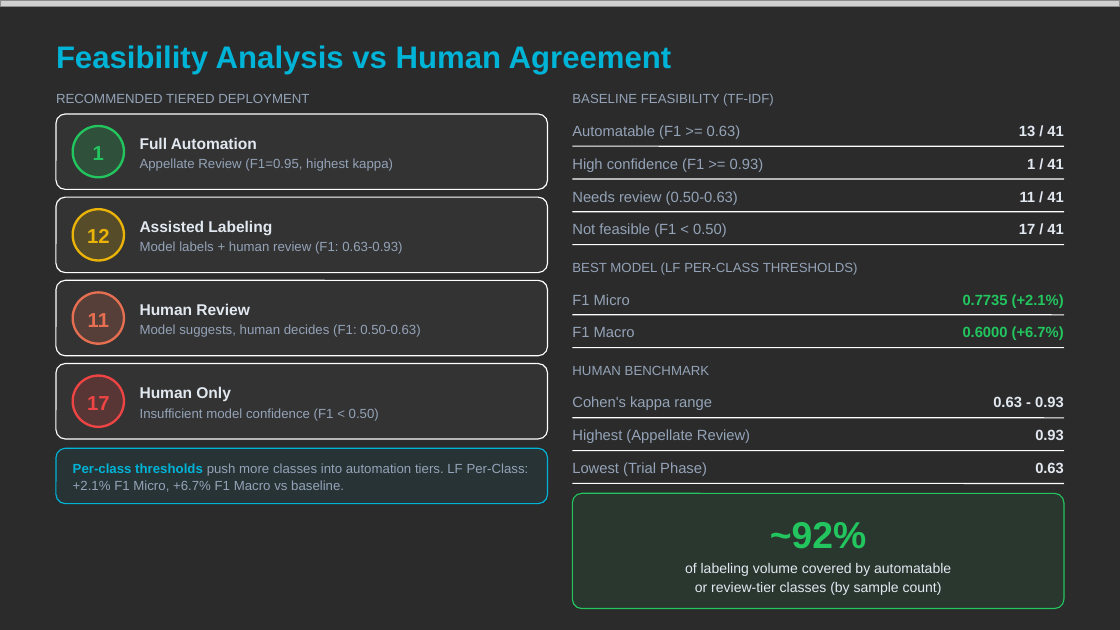
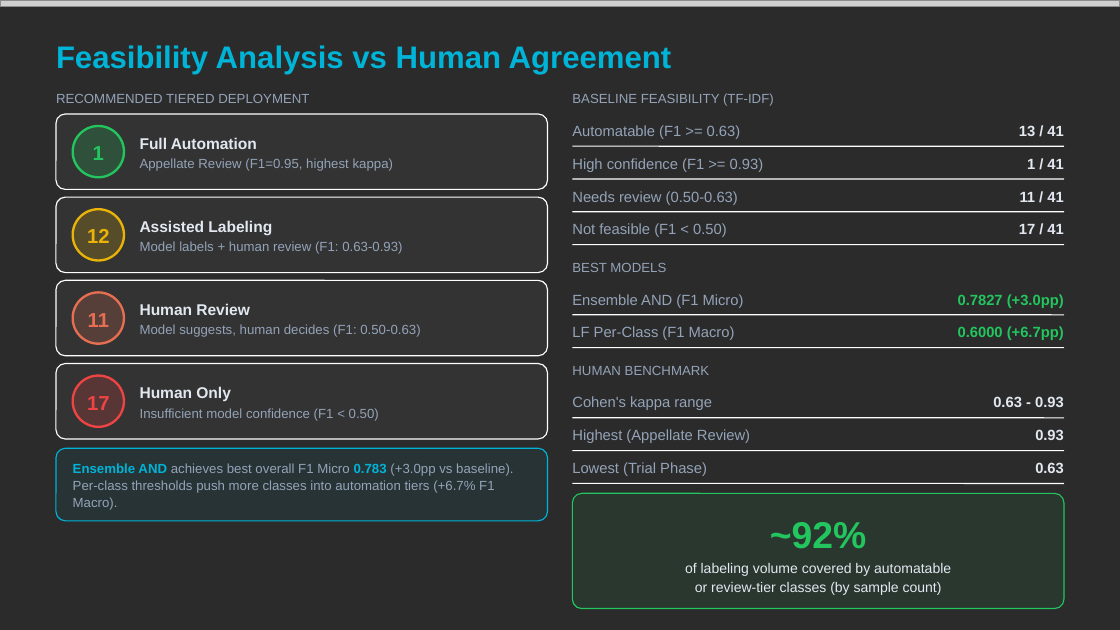
Before and after one commit to aledba/tr_challenge, a slide deck: slide 22 of outputs/TR_Interview_Presentation.pptx (slide 17 before the commit). Drawn at 1120x630 pixels with LibreOffice and Linux fonts; fonts in the diff are those of the drawing; grey boxes stand for pictures; background and template pictures are left out; a plain dark background stands for a picture behind light text. Boxes give left, top, right and bottom in pixels: in the first picture for what was removed or moved away, otherwise in the second. Text is boxed around its words. In the diff, an @@ line names an element or a change of style, - is before the commit and + after.

Commit message:
ppt deck

```diff
--- a/outputs/TR_Interview_Presentation.pptx
+++ b/outputs/TR_Interview_Presentation.pptx
@@ text at (572, 263, 666, 272): text changed @@
-BEST MODEL (LF PER-CLASS THRESHOLDS)
+BEST MODELS
@@ text at (572, 294, 744, 308): text changed @@
-F1 Micro
+Ensemble AND (F1 Micro)
@@ text at (958, 294, 1064, 308): text changed @@
-0.7735 (+2.1%)
+0.7827 (+3.0pp)
@@ text at (572, 326, 735, 340): text changed @@
-F1 Macro
+LF Per-Class (F1 Macro)
@@ text at (958, 326, 1064, 340): text changed @@
-0.6000 (+6.7%)
+0.6000 (+6.7pp)
@@ rounded rectangle: place and size @@
-rounded rectangle at (56, 448, 548, 503)
+rounded rectangle at (56, 448, 548, 521)
@@ rounded rectangle at (56, 448, 548, 521): proportions changed @@
@@ text at (73, 463, 513, 510): text changed @@
-Per-class thresholds push more classes into automation tiers. LF Per-Class: +2.1% F1 Micro, +6.7% F1 Macro vs baseline.
+Ensemble AND achieves best overall F1 Micro 0.783 (+3.0pp vs baseline). Per-class thresholds push more classes into automation tiers (+6.7% F1 Macro).
```
Also in this commit, not shown: 3 other slides changed, 5 slides added, 17 other files.
